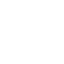
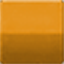
Layers edited between the first and the second 64 x 64 image:
showed "orange" over (x1=0, y1=0, x2=64, y2=64)
